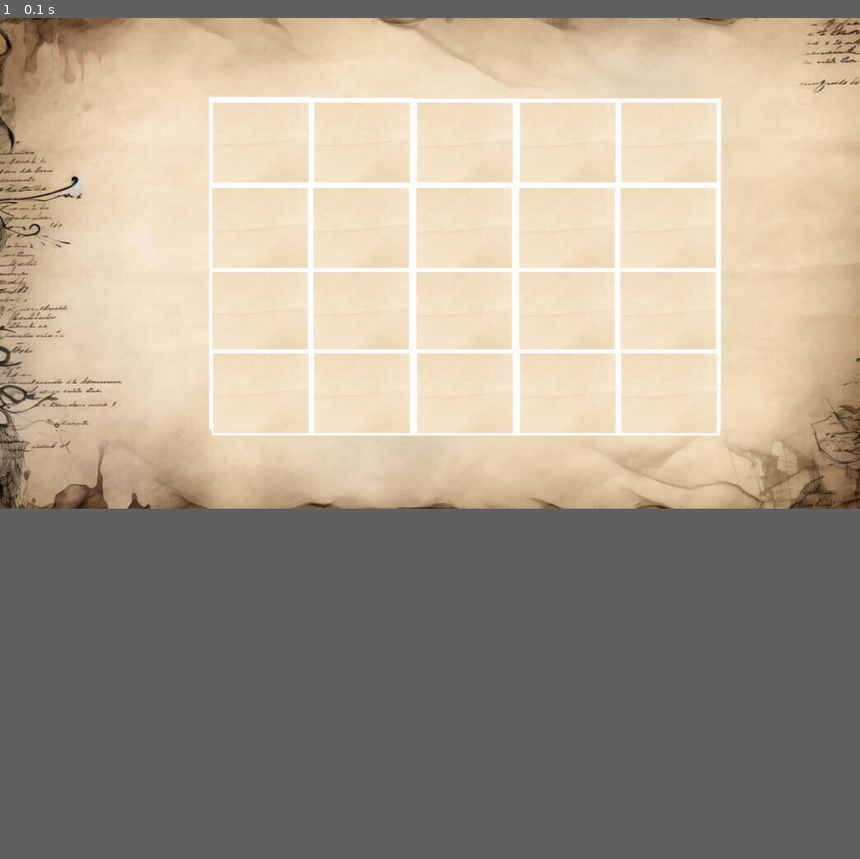
Above: before the commit, frame 1.
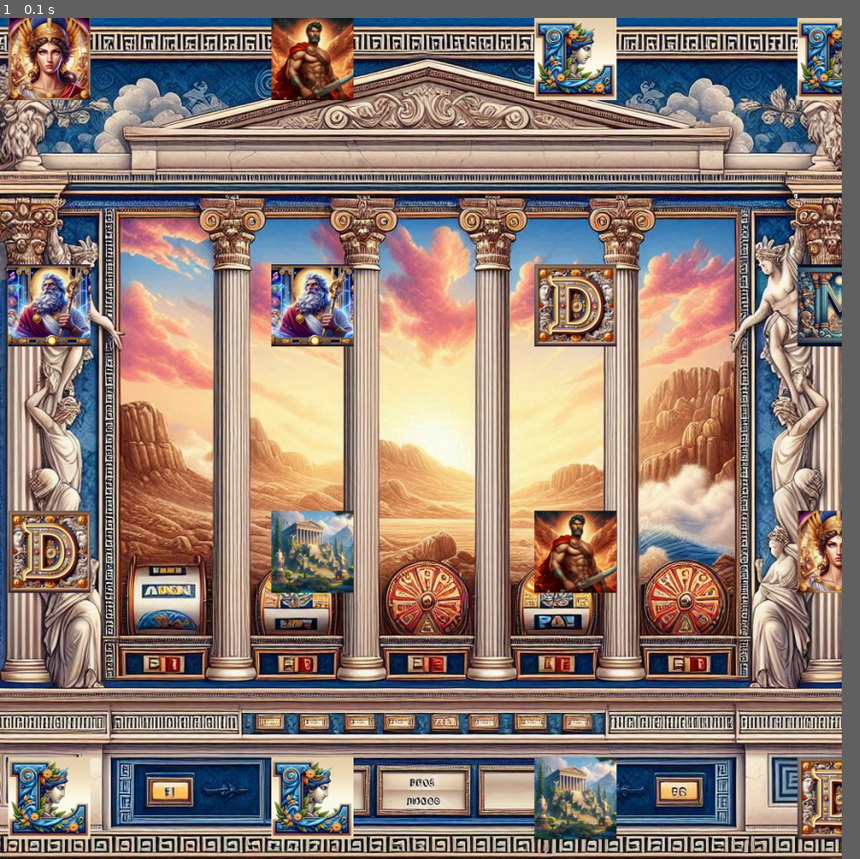
Above: after the commit, the same moment.

Repository: dvedris/pygameslotmac
Game: pygame game, started from main.py
The game is run twice, just before and just after one commit, with the same random seed, the same clock (stepped at 60 frames per second) and the same inputs.
Inputs:
- Up to frame 1 (0.1 s): no input
The window is 900x514 before the commit and 881x881 after it. Grey fills any space a smaller window leaves; there, only what the larger window draws over its background counts as a difference.

The runs differ from the first frame. In frame 1, 91% of the frame differs, in the area x 0-100%, y 0-100%.

Commit message:
Added bacis init function

Diff:
--- a/machine.py
+++ b/machine.py
@@ -1,7 +1,27 @@
+from reel import *
+from settings import *
 import pygame
+
 
 class Machine:
     def __init__(self) -> None:
-        pass
+        self.display_surface = pygame.display.get_surface()
+        self.reel_index = 0
+        self.reel_list = {}
+
+        self.spawn_reels()
+
+    def spawn_reels(self):
+        if not self.reel_list:
+            x_topleft, y_topleft = 10, -300
+        while self.reel_index < 5:
+            if self.reel_index > 0:
+                x_topleft, y_topleft = x_topleft + (300 + X_OFFSET), y_topleft
+
+            self.reel_list[self.reel_index] = Reel((x_topleft, y_topleft)) # Need to create reel class
+            self.reel_index += 1
+
     def update(self,delta_time):
-        pass
+        for reel in self.reel_list:
+            self.reel_list[reel].symbol_list.draw(self.display_surface)
+            self.reel_list[reel].symbol_list.update()
--- /dev/null
+++ b/reel.py
@@ -0,0 +1,37 @@
+from settings import *
+import pygame, random
+
+class Reel:
+    def __init__(self, pos):
+        self.symbol_list = pygame.sprite.Group()
+        self.shuffled_keys = list(symbols.keys())
+        random.shuffle(self.shuffled_keys)
+        self.shuffled_keys = self.shuffled_keys[:5] # Only matters when there are more than 5 symbols
+
+        self.reel_is_spinning = False
+
+        #Sounds
+        # self.stop_sound = pygame.mixer.Sound(audio/stop.mp3)
+        #self.stop_sound.set_volume(0.5)
+
+        for idx, item in enumerate(self.shuffled_keys):
+            self.symbol_list.add(Symbol(symbols[item], pos, idx))
+            pos = list(pos)
+            pos[1] += 300
+            pos = tuple(pos)
+
+class Symbol(pygame.sprite.Sprite):
+    def __init__(self, pathToFile, pos, idx):
+        super(). __init__()
+
+        #Friendly name
+        self.sym_type = pathToFile.split('/')[3].split('.')[0]
+
+        self.pos = pos
+        self.idx =idx
+        self.image = pygame.image.load(pathToFile).convert_alpha()
+        self.rect = self.image.get_rect(topleft = pos)
+        self.x_val = self.rect.left
+
+    def update(self):
+        pass
--- a/settings.py
+++ b/settings.py
@@ -1,8 +1,24 @@
 #Display settings
 DEFAULT_IMAGE_SIZE = (300,300)
 FPS = 120
-HEIGHT = 597
-WIDTH = 1045
+HEIGHT = 1024
+WIDTH = 1024
+START_X, START_Y = 0 , -300
+X_OFFSET, Y_OFFSET = 20, 0
 
 #Images
 BG_IMAGE_PATH = 'graphics/neon/pozadina.jpg'
+GAME_INDICES = [1, 2, 3] # 0 and 4 are outside of play area
+SYM_PATH = 'graphics/0/symbols'
+
+# 5 Symbols for testing
+symbols = {
+    'zeus': f"{SYM_PATH}/0_zeus.png",
+    'atena': f"{SYM_PATH}/0_atena.png",
+    'ares': f"{SYM_PATH}/0_ares.png",
+    'm': f"{SYM_PATH}/0_M.png",
+    'l': f"{SYM_PATH}/0_L.png",
+    'd': f"{SYM_PATH}/0_D.png",
+    'sketer': f"{SYM_PATH}/0_sketer.png",
+    'c': f"{SYM_PATH}/0_C.png"
+}
Binary file added: graphics/0/symbols/0_C.png
Binary file added: graphics/0/symbols/0_D.png
Binary file added: graphics/0/symbols/0_L.png
Binary file added: graphics/0/symbols/0_M.png
Binary file added: graphics/0/symbols/0_ares.png
Binary file added: graphics/0/symbols/0_atena.png
Binary file added: graphics/0/symbols/0_sketer.png
Binary file added: graphics/0/symbols/0_zeus.png
Binary file changed: graphics/neon/pozadina.jpg
Binary file added: my_smart_home.db
Binary file removed: smanjena.jpg.jpg
